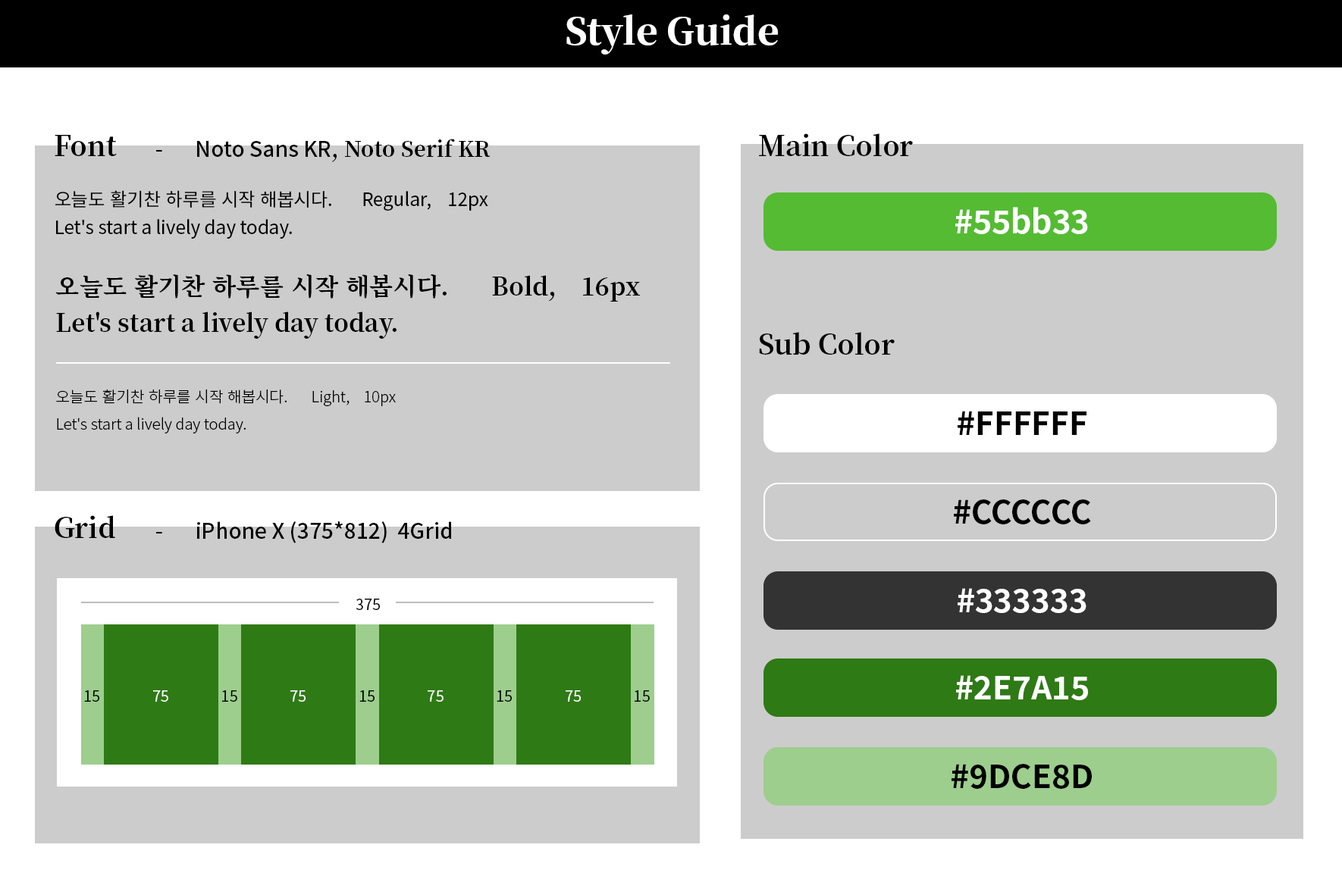
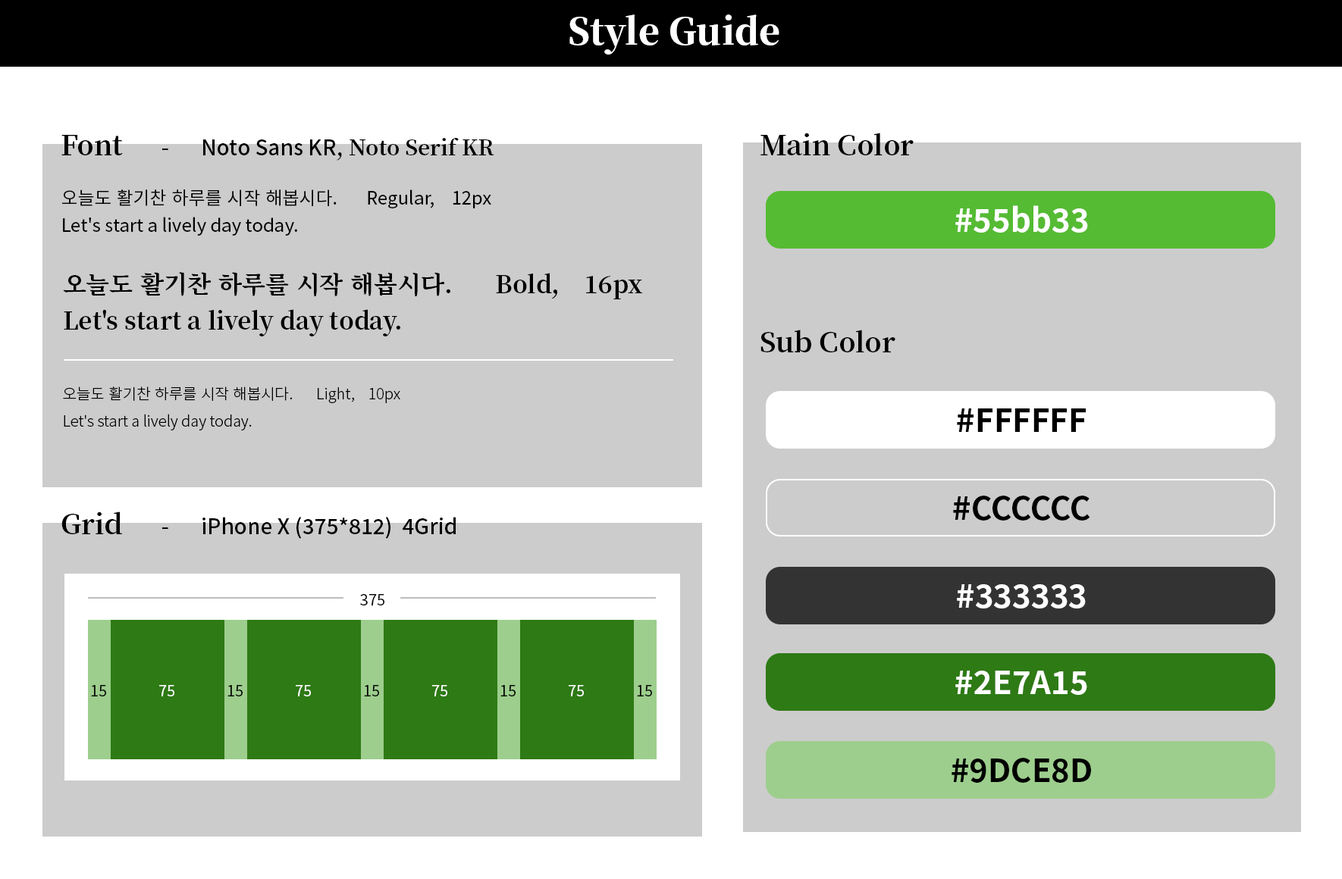
Two versions of the same layered image (1342px x 879px). Layer-by-layer changes:
added group "Style Guide" (1st of 2) with 57 layers above "Background" over <box>0,14,1342,837</box>
moved "COLOR" into group "Style Guide" over <box>740,132,1303,840</box>
painted on "Rounded Rectangle 1 copy 5" over <box>763,741,1277,806</box>
painted on "Rounded Rectangle 1 copy 4" over <box>763,653,1277,718</box>
painted on "Rounded Rectangle 1 copy 3" over <box>763,566,1277,630</box>
painted on "Rounded Rectangle 1 copy 2" over <box>763,479,1277,542</box>
painted on "Rounded Rectangle 1 copy" over <box>763,391,1277,453</box>
painted on "Rounded Rectangle 1" over <box>763,190,1277,251</box>
painted on "Rectangle 4" over <box>740,142,1303,840</box>
moved "GRID" into group "Style Guide" over <box>34,511,702,844</box>
painted on "컬럼 copy 3" over <box>516,619,634,765</box>
painted on "컬럼 copy 2" over <box>378,619,498,765</box>
painted on "컬럼 copy" over <box>241,619,361,765</box>
painted on "컬럼" over <box>103,619,225,765</box>
painted on "뷰포트" over <box>81,619,657,765</box>
painted on "Rectangle 3" over <box>56,573,680,787</box>
painted on "Rectangle 2" (1st of 2, in "Style Guide" › "GRID") over <box>34,522,702,844</box>
moved "FONT" into group "Style Guide" over <box>34,134,702,492</box>
painted on "오늘도 활기찬 하루를 시작 해봅시다. Light, 10px Let's start a lively" over <box>56,386,401,434</box>
painted on "오늘도 활기찬 하루를 시작 해봅시다. Bold, 16px Let's start a lively d" over <box>55,272,642,339</box>
painted on "오늘도 활기찬 하루를 시작 해봅시다. Regular, 12px Let's start a livel" over <box>55,189,492,239</box>
painted on "- Noto Sans KR, Noto Serif KR" over <box>156,137,495,163</box>
painted on "Rectangle 2" (2nd of 2, in "Style Guide" › "FONT") over <box>34,144,702,492</box>
moved "TITLE" into group "Style Guide" over <box>0,14,1342,68</box>
…and 26 more changes (26 painted)
